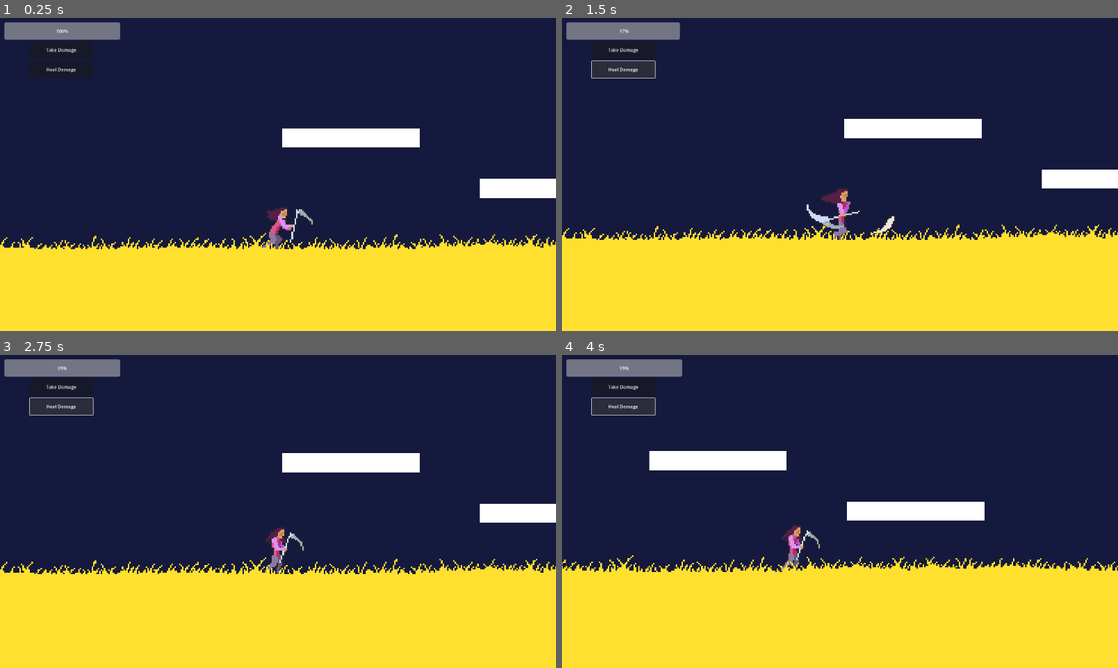
Above: before the commit, frames 1-4 (two rows, left to right).
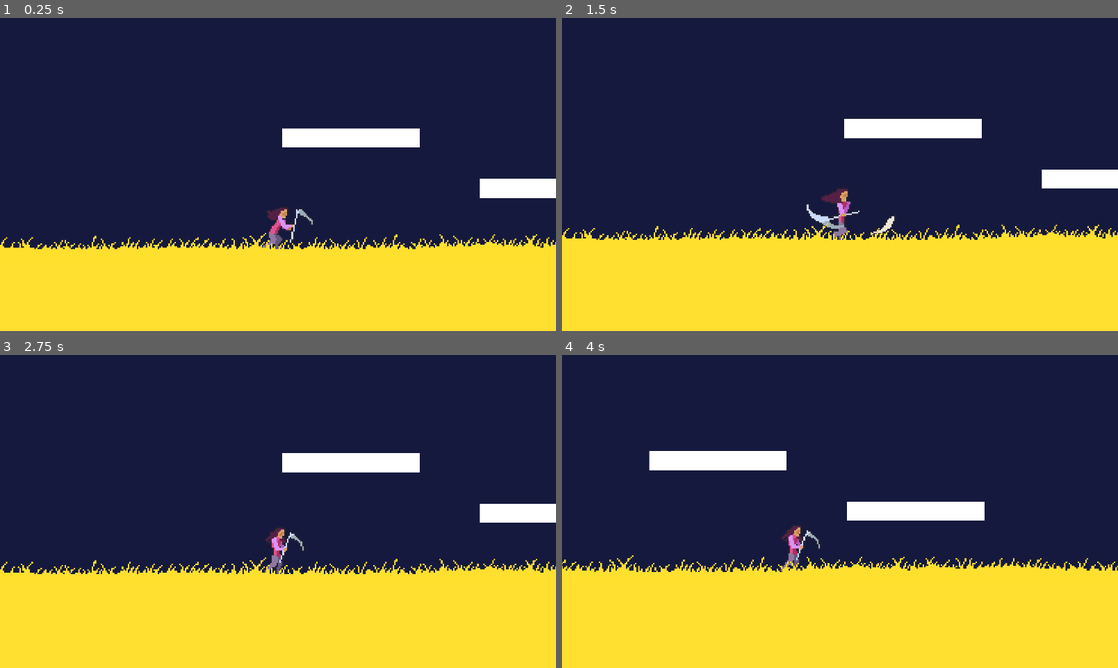
Above: after the commit, the same moments.

Repository: LordRevan36/software_development_platformer
Game: Godot game, scene res://Levels/Forest/testLevel.tscn
Two runs of this game, one before a commit and one after it. Both use one fixed random seed, a clock stepped at 60 frames per second and the inputs below. This scene is started directly instead of the project's main scene.
Inputs (mouse positions are in pixels of both pictures, inside the frame that each line leads up to):
- Up to frame 1 (0.25 s): no input
- Up to frame 2 (1.5 s): click (623, 49) at 0.5 s, where only the run before the commit has a clickable "Take Damage"; click (623, 68) at 1.25 s, where only the run before the commit has a clickable "Heal Damage"
- Up to frame 3 (2.75 s): hold C (FlipRight) from 2.03 s (still down); tap X (Attack 1) at 2.1 s
- Up to frame 4 (4 s): release C (FlipRight) at 2.78 s; hold Z (FlipLeft) 2.78-3.53 s; tap X (Attack 1) at 2.85, 3.6 s; hold C (FlipRight) from 3.53 s (still down)

The runs differ from the first frame. In frame 1, 1.2% of the frame differs, in the area x 0-22%, y 1-18%; in frame 2, 1.3%; in frame 3, 1.3%, in the area x 0-22%, y 1-20%; in frame 4, 1.3%.

Commit message:
File adjustments (BEN FEEL FREE TO OVERRIDE)
heard you moved UI to player which is better thn what i did, which is make it a separate scene. so if it conflicts with your local save, id rather go with your system.

Diff:
--- a/software-development-platformer/Levels/Forest/main.tscn
+++ b/software-development-platformer/Levels/Forest/main.tscn
@@ -1,4 +1,3 @@
-[gd_scene load_steps=32 format=3 uid="uid://0innvfg1noyr"]
 
 [ext_resource type="Texture2D" uid="uid://ctk8ibr44c642" path="res://Assets/Forest/Bush.png" id="1_5vw27"]
 [ext_resource type="PackedScene" uid="uid://cy1vyx88wgg4v" path="res://Player/player.tscn" id="1_bo1nx"]
@@ -18,6 +17,9 @@
 [ext_resource type="Texture2D" uid="uid://cbmy31rblo60d" path="res://Assets/HUD/HealthBar.png" id="16_yaehf"]
 [ext_resource type="Script" uid="uid://rexj3shyfaq6" path="res://HealthBar.gd" id="17_074og"]
 [ext_resource type="Script" uid="uid://qy3w7jrwih6c" path="res://UI/heal_button.gd" id="17_yaehf"]
+[ext_resource type="PackedScene" uid="uid://c6lcnacw8vw5s" path="res://Props/Platform/platform.tscn" id="12_074og"]
+[ext_resource type="PackedScene" uid="uid://cikgxfjxyjw3r" path="res://Props/Exit/exit.tscn" id="12_86kmy"]
+[ext_resource type="PackedScene" uid="uid://4e147ggbn8mm" path="res://UI/UI.tscn" id="15_wevk2"]
 
 [sub_resource type="Gradient" id="Gradient_vtle1"]
 offsets = PackedFloat32Array(0, 0.33490565, 0.8018868, 1)
@@ -81,7 +83,7 @@
 
 [sub_resource type="RectangleShape2D" id="RectangleShape2D_82xsv"]
 resource_local_to_scene = true
-size = Vector2(371, 326)
+size = Vector2(599.5, 420)
 
 [sub_resource type="RectangleShape2D" id="RectangleShape2D_getpj"]
 resource_local_to_scene = true
@@ -89,14 +91,6 @@
 
 [sub_resource type="WorldBoundaryShape2D" id="WorldBoundaryShape2D_0xm2m"]
 distance = -285.0
-
-[sub_resource type="AtlasTexture" id="AtlasTexture_cegan"]
-atlas = ExtResource("16_yaehf")
-region = Rect2(0, 128, 384, 128)
-
-[sub_resource type="AtlasTexture" id="AtlasTexture_getpj"]
-atlas = ExtResource("16_yaehf")
-region = Rect2(0, 0, 384, 128)
 
 [node name="Main" type="Node"]
 
@@ -812,7 +806,7 @@
 offset = Vector2(0, -100)
 zoom = Vector2(2, 2)
 limit_top = -800
-limit_right = 1100
+limit_right = 1200
 limit_smoothed = true
 position_smoothing_enabled = true
 script = ExtResource("2_jjvhh")
@@ -857,12 +851,13 @@
 textureWidth = 8.0
 
 [node name="CollisionPolygon2D" parent="Platforms/Platform3" index="0"]
-polygon = PackedVector2Array(-185.5, -163, 185.5, -163, 185.5, 163, -185.5, 163)
+polygon = PackedVector2Array(-299.75, -163, 299.75, -163, 299.75, 257, -299.75, 257)
 
 [node name="Polygon2D" parent="Platforms/Platform3" index="1"]
 polygon = PackedVector2Array(-183.5, -161, 183.5, -161, 183.5, 161, -183.5, 161)
 
 [node name="RectangleOutline" parent="Platforms/Platform3" index="2"]
+position = Vector2(0, 47)
 shape = SubResource("RectangleShape2D_82xsv")
 
 [node name="Platform4" parent="Platforms" instance=ExtResource("12_074og")]
@@ -872,17 +867,14 @@
 textureWidth = 8.0
 
 [node name="CollisionPolygon2D" parent="Platforms/Platform4" index="0"]
-polygon = PackedVector2Array(-118, -25, 118, -25, 118, 25, -118, 25)
+polygon = PackedVector2Array(-118, -14, 118, -14, 118, 36, -118, 36)
 
 [node name="Polygon2D" parent="Platforms/Platform4" index="1"]
 polygon = PackedVector2Array(-116, -23, 116, -23, 116, 23, -116, 23)
 
 [node name="RectangleOutline" parent="Platforms/Platform4" index="2"]
+position = Vector2(0, 11)
 shape = SubResource("RectangleShape2D_getpj")
-
-[node name="TempPlatform" type="StaticBody2D" parent="."]
-position = Vector2(90, -166)
-scale = Vector2(0.6399994, 1)
 
 [node name="LevelExit" parent="." instance=ExtResource("12_86kmy")]
 position = Vector2(1078, -259)
@@ -1082,37 +1074,7 @@
 [node name="CollisionShape2D" type="CollisionShape2D" parent="Floor"]
 shape = SubResource("WorldBoundaryShape2D_0xm2m")
 
-[node name="UI" type="CanvasLayer" parent="."]
-offset = Vector2(15, 15)
-transform = Transform2D(1, 0, 0, 1, 15, 15)
-
-[node name="DamageButton" type="Button" parent="UI"]
-offset_left = 158.0
-offset_top = 111.0
-offset_right = 376.0
-offset_bottom = 169.0
-text = "Take Damage"
-script = ExtResource("16_2cqfq")
-
-[node name="HealButton" type="Button" parent="UI"]
-offset_left = 158.0
-offset_top = 179.0
-offset_right = 376.0
-offset_bottom = 237.0
-text = "Heal Damage"
-script = ExtResource("17_yaehf")
-
-[node name="HealthBar" type="TextureProgressBar" parent="UI"]
-offset_left = 12.0
-offset_top = -43.0
-offset_right = 396.0
-offset_bottom = 85.0
-scale = Vector2(1.2911928, 1.4154341)
-value = 100.0
-texture_under = SubResource("AtlasTexture_cegan")
-texture_progress = SubResource("AtlasTexture_getpj")
-script = ExtResource("17_074og")
-player_path = NodePath("../../Player")
+[node name="UI" parent="." instance=ExtResource("15_wevk2")]
 
 [editable path="Platforms/Platform"]
 [editable path="Platforms/Platform2"]
--- a/software-development-platformer/Levels/Forest/testLevel.tscn
+++ b/software-development-platformer/Levels/Forest/testLevel.tscn
@@ -1,12 +1,9 @@
-[gd_scene load_steps=10 format=3 uid="uid://b1iavla5jso1x"]
+[gd_scene load_steps=7 format=3 uid="uid://b1iavla5jso1x"]
 
 [ext_resource type="Texture2D" uid="uid://ctk8ibr44c642" path="res://Assets/Forest/Bush.png" id="1_w8v3s"]
 [ext_resource type="Texture2D" uid="uid://c2fn1ck4bikb1" path="res://Assets/Forest/Grass.png" id="7_sqofj"]
 [ext_resource type="PackedScene" uid="uid://cy1vyx88wgg4v" path="res://Player/player.tscn" id="9_diqn3"]
 [ext_resource type="Script" uid="uid://do5bugkt41qkv" path="res://camera.gd" id="10_t3dj1"]
-[ext_resource type="Script" uid="uid://bqovlgcavqgg2" path="res://UI/health_bar.gd" id="14_em3r6"]
-[ext_resource type="Script" uid="uid://dhqon0kvpcrte" path="res://UI/button.gd" id="15_soehs"]
-[ext_resource type="Script" uid="uid://qy3w7jrwih6c" path="res://UI/heal_button.gd" id="16_time6"]
 
 [sub_resource type="RectangleShape2D" id="RectangleShape2D_ycdy4"]
 size = Vector2(366, 50)
@@ -106,29 +103,3 @@
 
 [node name="CollisionShape2D" type="CollisionShape2D" parent="Floor"]
 shape = SubResource("WorldBoundaryShape2D_0xm2m")
-
-[node name="CanvasLayer" type="CanvasLayer" parent="."]
-offset = Vector2(15, 15)
-transform = Transform2D(1, 0, 0, 1, 15, 15)
-
-[node name="HealthBar" type="ProgressBar" parent="CanvasLayer" groups=["Player"]]
-offset_right = 400.0
-offset_bottom = 60.0
-value = 100.0
-script = ExtResource("14_em3r6")
-
-[node name="DamageButton" type="Button" parent="CanvasLayer"]
-offset_left = 88.0
-offset_top = 66.0
-offset_right = 306.0
-offset_bottom = 124.0
-text = "Take Damage"
-script = ExtResource("15_soehs")
-
-[node name="HealButton" type="Button" parent="CanvasLayer"]
-offset_left = 88.0
-offset_top = 134.0
-offset_right = 306.0
-offset_bottom = 192.0
-text = "Heal Damage"
-script = ExtResource("16_time6")
--- a/software-development-platformer/Player/player.gd
+++ b/software-development-platformer/Player/player.gd
@@ -51,9 +51,14 @@
 
 
 func _physics_process(delta: float) -> void:
+	if state == "exit":
+		move_and_slide()
+		return
+
 	direction = Input.get_axis("Left", "Right") # =-1 when holding left, 1 when holding right, 0 when neither
 	time += delta #used to calculate time the jump button is held
 	slow = 1
+
 
 	#gravity
 	#something suggested online for better gamefeel- increase gravity when falling. i think it feels nice
@@ -160,7 +165,7 @@
 			state = "fall"
 		#MIDAIR MOVEMENT. not during flips though! To nerf  them
 		if state == "jump" or state == "fall":
-			if direction:
+			if sign(-direction) == sign(velocity.x) or abs(SPEED*direction) > abs(velocity.x): #so you keep inertia midair if not trying to move
 				velocity.x = lerp(velocity.x, SPEED*direction, 0.2*air_control)
 			else: #so if you're not trying to slow down, you won't.
 				velocity.x = lerp(velocity.x, SPEED*direction, 0.01*air_control)
@@ -231,6 +236,8 @@
 		await AnimSprite.animation_finished
 		if AnimSprite.animation == "flipland":
 			state = "idle"
+	elif state == "exit":
+		AnimSprite.play("run")
 
 func jump():
 	velocity.y = (JUMP_VELOCITY+JUMP_VELOCITY*(time-crouchStartTime)/2)
--- /dev/null
+++ b/software-development-platformer/Props/Exit/exit.gd
@@ -0,0 +1,24 @@
+# https://www.youtube.com/watch?v=9AcqlKawwQY
+extends Area2D
+@onready var transition_time: Timer = $TransitionTime
+
+@export_file("*.tscn") var exit
+@export var spawn_position: Vector2
+
+var player
+
+
+func _on_body_entered(body) -> void:
+	if body.is_in_group("Player"):
+		player = body
+		body.velocity.x = sign(body.velocity.x)*body.SPEED
+		body.state = "exit"
+		transition_time.start()
+
+
+
+
+func _on_transition_time_timeout() -> void:
+	get_tree().change_scene_to_file(exit)
+	player.state = "idle"
+	player.position = spawn_position
--- a/software-development-platformer/exit.tscn
+++ b/software-development-platformer/Props/Exit/exit.tscn
@@ -1,6 +1,6 @@
 [gd_scene load_steps=3 format=3 uid="uid://cikgxfjxyjw3r"]
 
-[ext_resource type="Script" uid="uid://c230anxiis4vl" path="res://exit.gd" id="1_6sfst"]
+[ext_resource type="Script" uid="uid://c230anxiis4vl" path="res://Props/Exit/exit.gd" id="1_6sfst"]
 
 [sub_resource type="RectangleShape2D" id="RectangleShape2D_k4lu3"]
 size = Vector2(28, 352)
@@ -11,4 +11,7 @@
 [node name="CollisionShape2D" type="CollisionShape2D" parent="."]
 shape = SubResource("RectangleShape2D_k4lu3")
 
+[node name="TransitionTime" type="Timer" parent="."]
+
 [connection signal="body_entered" from="." to="." method="_on_body_entered"]
+[connection signal="timeout" from="TransitionTime" to="." method="_on_transition_time_timeout"]
--- a/software-development-platformer/Platform/platform.gd
+++ b/software-development-platformer/Props/Platform/platform.gd
@@ -24,9 +24,10 @@
 		_update_editor_visibility()
 @export var points : PackedVector2Array
 @export var startPosition : Vector2
-@export var sizeVector : Vector2 = Vector2(400,40)
-@export var texturePath : String = "res://.godot/imported/MissingTexture.png-22b33255012559b00bdd8aa9710640d6.ctex"
+@export var sizeVector : Vector2 = Vector2(400,50)
+@export var texturePath : String = "res://Assets/MissingTexture2.png"
 @export var textureWidth : float = 8
+
 
 func _update_editor_visibility() -> void:
 	if not collision_polygon_2d or not rectangle_outline:
--- a/software-development-platformer/Platform/platform.tscn
+++ b/software-development-platformer/Props/Platform/platform.tscn
@@ -1,6 +1,6 @@
 [gd_scene load_steps=3 format=3 uid="uid://c6lcnacw8vw5s"]
 
-[ext_resource type="Script" uid="uid://6hfsroor2sbh" path="res://Platform/platform.gd" id="1_0v4dy"]
+[ext_resource type="Script" uid="uid://6hfsroor2sbh" path="res://Props/Platform/platform.gd" id="1_0v4dy"]
 
 [sub_resource type="RectangleShape2D" id="RectangleShape2D_g263t"]
 resource_local_to_scene = true
@@ -8,8 +8,9 @@
 
 [node name="Platform" type="StaticBody2D"]
 script = ExtResource("1_0v4dy")
-points = PackedVector2Array(-180.5, -22.5, 180.5, -22.5, 180.5, 22.5, -180.5, 22.5)
-sizeVector = Vector2(361, 45)
+points = PackedVector2Array(-178, -20, 178, -20, 178, 20, -178, 20)
+sizeVector = Vector2(366, 50)
+texturePath = "res://.godot/imported/MissingTexture.png-22b33255012559b00bdd8aa9710640d6.ctex"
 textureWidth = 10.0
 
 [node name="CollisionPolygon2D" type="CollisionPolygon2D" parent="."]
--- /dev/null
+++ b/software-development-platformer/UI/UI.tscn
@@ -0,0 +1,44 @@
+[gd_scene load_steps=7 format=3 uid="uid://4e147ggbn8mm"]
+
+[ext_resource type="Script" uid="uid://dhqon0kvpcrte" path="res://UI/DamageButton.gd" id="1_e707p"]
+[ext_resource type="Script" uid="uid://qy3w7jrwih6c" path="res://UI/heal_button.gd" id="2_f1fl4"]
+[ext_resource type="Texture2D" uid="uid://cbmy31rblo60d" path="res://Assets/HUD/HealthBar.png" id="3_jqf55"]
+[ext_resource type="Script" uid="uid://rexj3shyfaq6" path="res://UI/HealthBar.gd" id="4_byuxr"]
+
+[sub_resource type="AtlasTexture" id="AtlasTexture_d050y"]
+atlas = ExtResource("3_jqf55")
+region = Rect2(0, 128, 384, 128)
+
+[sub_resource type="AtlasTexture" id="AtlasTexture_qgmx8"]
+atlas = ExtResource("3_jqf55")
+region = Rect2(0, 0, 384, 128)
+
+[node name="UI" type="CanvasLayer"]
+
+[node name="DamageButton" type="Button" parent="."]
+offset_left = 158.0
+offset_top = 111.0
+offset_right = 376.0
+offset_bottom = 169.0
+text = "Take Damage"
+script = ExtResource("1_e707p")
+
+[node name="HealButton" type="Button" parent="."]
+offset_left = 158.0
+offset_top = 179.0
+offset_right = 376.0
+offset_bottom = 237.0
+text = "Heal Damage"
+script = ExtResource("2_f1fl4")
+
+[node name="HealthBar" type="TextureProgressBar" parent="."]
+offset_left = 12.0
+offset_top = -43.0
+offset_right = 396.0
+offset_bottom = 85.0
+scale = Vector2(1.2911928, 1.4154341)
+value = 100.0
+texture_under = SubResource("AtlasTexture_d050y")
+texture_progress = SubResource("AtlasTexture_qgmx8")
+script = ExtResource("4_byuxr")
+player_path = NodePath("../../Player")
--- a/software-development-platformer/camera.gd
+++ b/software-development-platformer/camera.gd
@@ -17,4 +17,3 @@
 	#prevents camera from going out of bounds. BROKEN
 	offset.x = clamp(offset.x+player.position.x, limit_left, limit_right)-player.position.x
 	offset.y = clamp(offset.y+player.position.y, limit_top, limit_bottom)-player.position.y
-	print(position.x)
--- a/software-development-platformer/exit.gd
+++ /dev/null
@@ -1,11 +0,0 @@
-# https://www.youtube.com/watch?v=9AcqlKawwQY
-extends Area2D
-
-@export_file("*.tscn") var exit
-@export var spawn_position: Vector2
-
-
-func _on_body_entered(body: Node2D) -> void:
-	if body.is_in_group("Player"):
-		get_tree().change_scene_to_file(exit)
-		body.position = spawn_position
Not shown: 1 places in software-development-platformer/Player/player.tscn that only renumber resources
Renamed: software-development-platformer/exit.gd.uid -> software-development-platformer/Props/Exit/exit.gd.uid
Renamed: software-development-platformer/Platform/platform.gd.uid -> software-development-platformer/Props/Platform/platform.gd.uid
Renamed: software-development-platformer/DamageButton.gd -> software-development-platformer/UI/DamageButton.gd
Renamed: software-development-platformer/DamageButton.gd.uid -> software-development-platformer/UI/DamageButton.gd.uid
Renamed: software-development-platformer/HealthBar.gd -> software-development-platformer/UI/HealthBar.gd
Renamed: software-development-platformer/HealthBar.gd.uid -> software-development-platformer/UI/HealthBar.gd.uid
